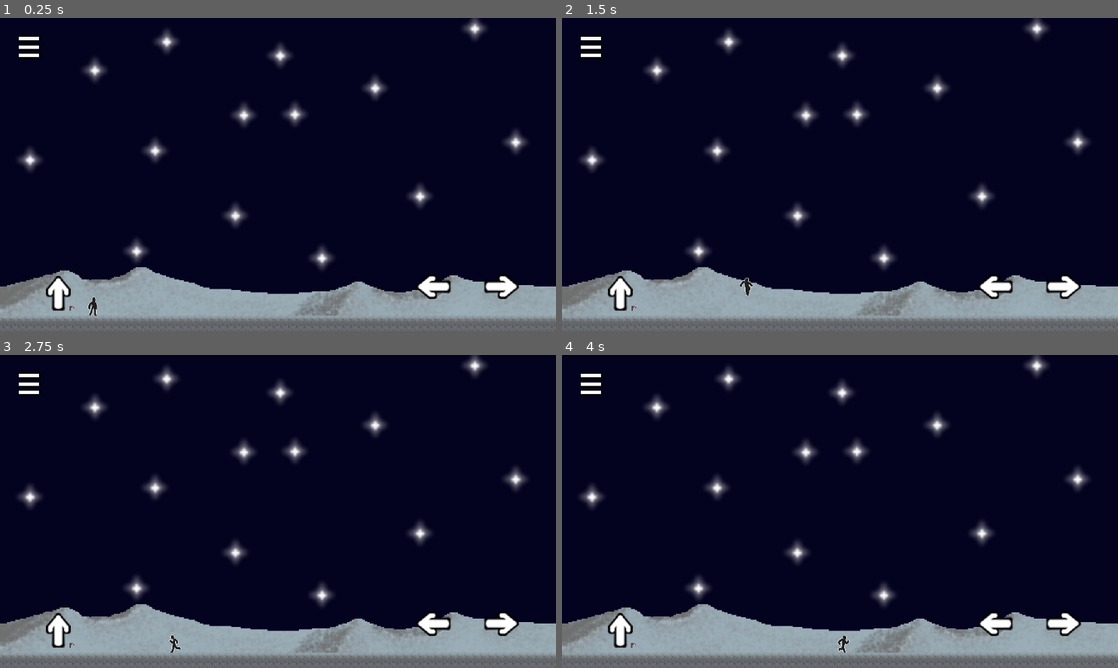
Above: before the commit, frames 1-4 (two rows, left to right).
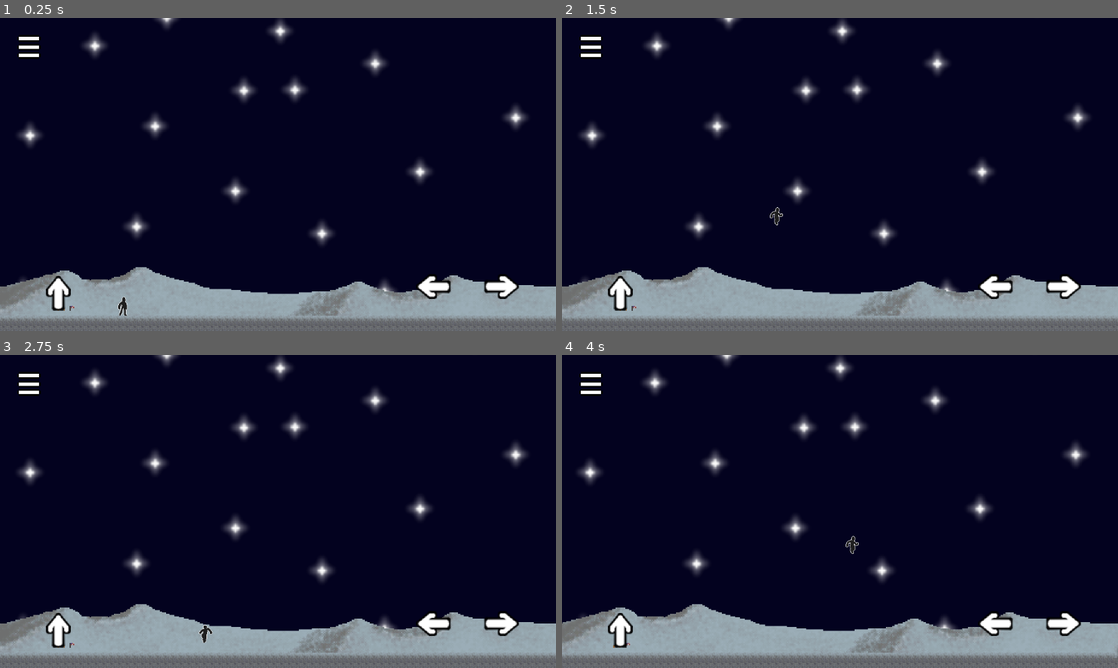
Above: after the commit, the same moments.

Repository: D3dde/Only-StickMan
Game: Godot game, scene res://scenes/lvl2.tscn
Two runs of this game, one before a commit and one after it. Both use one fixed random seed, a clock stepped at 60 frames per second and the inputs below. This scene is started directly instead of the project's main scene.
Inputs:
- Up to frame 1 (0.25 s): no input
- Up to frame 2 (1.5 s): hold D (destra) from 0.53 s (still down); tap Space (salto) at 0.77 s
- Up to frame 3 (2.75 s): tap Space (salto) at 1.52 s; release D (destra) at 2.03 s; hold A (sinistra) from 2.03 s (still down)
- Up to frame 4 (4 s): release A (sinistra) at 2.78 s; hold D (destra) from 2.78 s (still down); tap Space (salto) at 3.02, 3.77 s

The runs differ from the first frame. In frame 1, 5.0% of the frame differs, in the area x 3-95%, y 0-96%; in frame 2, 4.9%; in frame 3, 4.9%; in frame 4, 6.0%, in the area x 0-100%, y 0-99%.

Commit message:
1.4.4
fixes, added low gravity moon

Diff:
--- a/scenes/CharacterBody2D.gd
+++ b/scenes/CharacterBody2D.gd
@@ -6,6 +6,8 @@
 
 var gravity = ProjectSettings.get_setting("physics/2d/default_gravity")
 
+func _ready():
+	pass
 
 func _physics_process(delta):
 
@@ -36,5 +38,7 @@
 		else:
 			an.play("idle")
 	move_and_slide()
-	if Input.is_action_just_pressed("menu"):
-		$"../pause".show()
+	if Input.is_action_just_pressed("menu") and $"pause".visible==false:
+		$"pause".show()
+	elif Input.is_action_just_pressed("menu") and $"pause".visible==true:
+		$"pause".hide()
--- a/scenes/character.tscn
+++ b/scenes/character.tscn
@@ -233,26 +233,25 @@
 "speed": 15.0
 }]
 
-[node name="Node2D" type="Node2D"]
-
-[node name="CharacterBody2D" type="CharacterBody2D" parent="."]
+[node name="CharacterBody2D" type="CharacterBody2D"]
 position = Vector2(0, -1)
 collision_layer = 2
 floor_max_angle = 1.05592
 script = ExtResource("1_4n1g2")
 
-[node name="CollisionShape2D" type="CollisionShape2D" parent="CharacterBody2D"]
-position = Vector2(0, 2)
+[node name="CollisionShape2D" type="CollisionShape2D" parent="."]
+position = Vector2(0, 1)
 shape = SubResource("CapsuleShape2D_v4rjh")
 
-[node name="AnimatedSprite2D" type="AnimatedSprite2D" parent="CharacterBody2D"]
-position = Vector2(0, -19)
+[node name="AnimatedSprite2D" type="AnimatedSprite2D" parent="."]
+position = Vector2(0, -20)
 sprite_frames = SubResource("SpriteFrames_08m5i")
 animation = &"camminata"
 frame_progress = 0.310503
 
-[node name="Camera2D" type="Camera2D" parent="CharacterBody2D"]
+[node name="Camera2D" type="Camera2D" parent="."]
 texture_filter = 1
+position = Vector2(0, -1)
 limit_left = -260
 limit_top = -1630
 limit_right = 5170
--- a/scenes/game.tscn
+++ b/scenes/game.tscn
@@ -99,7 +99,7 @@
 position = Vector2(-18, -82)
 
 [node name="character" parent="." instance=ExtResource("1_etlkc")]
-position = Vector2(-74, -62)
+position = Vector2(0, -62)
 
 [node name="ostacoli" type="Node" parent="."]
 
--- a/scenes/lvl2.gd
+++ b/scenes/lvl2.gd
@@ -1,6 +1,8 @@
 extends Node2D
 
 
+func _ready():
+	$charachter.gravity=400
 
 func _on_area_2d_body_entered(body):
-	body.velocity.y=-850
+	body.velocity.y=-600
--- a/scenes/lvl2.tscn
+++ b/scenes/lvl2.tscn
@@ -6,6 +6,7 @@
 [ext_resource type="PackedScene" uid="uid://c6hc0i23ipqhw" path="res://scenes/maplvl_2.tscn" id="2_wtw1u"]
 [ext_resource type="Texture2D" uid="uid://bncyk6hwqdjgs" path="res://asset/items/horse.png" id="4_c3vqs"]
 [ext_resource type="Texture2D" uid="uid://bpuwditn503ai" path="res://asset/items/gayser.png" id="6_man5u"]
+[ext_resource type="Texture2D" uid="uid://c7xwpn3w56e3d" path="res://asset/items/mario.png" id="7_i00xq"]
 
 [sub_resource type="TileSetAtlasSource" id="TileSetAtlasSource_lqmif"]
 texture = ExtResource("2_p1tj3")
@@ -78,16 +79,16 @@
 script = ExtResource("1_12hxp")
 
 [node name="charachter" parent="." instance=ExtResource("1_5pn2v")]
-position = Vector2(-62, -52)
+position = Vector2(0, -52)
 
 [node name="TileMap" type="TileMap" parent="."]
 scale = Vector2(2, 2)
 tile_set = SubResource("TileSet_2lsux")
 format = 2
-layer_0/tile_data = PackedInt32Array(-1, 65536, 2, -65536, 6 …(38640 unchanged characters)… , 1, -196296, 0, 0, -196295, 65536, 2, -720714, 0, 1, -655178, 0, 3, -720713, 65536, 1, -655177, 65536, 3, -720712, 65536, 1, -655176, 65536, 3, -720711, 131072, 1, -655175, 131072, 3, -1048400, 65536, 1, -982864, 65536, 2, -917328, 65536, 3, -1048399, 131072, 1, -982863, 131072, 2, -917327, 131072, 3, -1048401, 0, 1, -982865, 0, 2, -917329, 0, 3, -1113947, 65536, 1, -1048411, 65536, 3, -1113946, 131072, 1, -1048410, 131072, 3, -1113948, 0, 1, -1048412, 0, 3)
+layer_0/tile_data = PackedInt32Array(-1, 65536, 2, -65536, 6 …(38640 unchanged characters)… , 1, -196296, 0, 0, -196295, 65536, 2, -851854, 0, 1, -786318, 0, 3, -851853, 65536, 1, -786317, 65536, 3, -851852, 65536, 1, -786316, 65536, 3, -851851, 131072, 1, -786315, 131072, 3, -1376121, 0, 1, -1310585, 0, 3, -1376120, 65536, 1, -1310584, 65536, 3, -1376119, 131072, 1, -1310583, 131072, 3, -1572706, 0, 2, -1507170, 0, 3, -1572705, 65536, 2, -1507169, 65536, 3, -1572704, 131072, 2, -1507168, 131072, 3, -1638242, 0, 1, -1638241, 65536, 1, -1638240, 131072, 1)
 
 [node name="maplvl2" parent="." instance=ExtResource("2_wtw1u")]
-position = Vector2(-404, 14)
+position = Vector2(-265, 10)
 
 [node name="items" type="Node" parent="."]
 
@@ -104,18 +105,18 @@
 shape = SubResource("SegmentShape2D_4ycde")
 
 [node name="StaticBody2D2" type="StaticBody2D" parent="items"]
+position = Vector2(-536, -623)
 
 [node name="Sprite2D" type="Sprite2D" parent="items/StaticBody2D2"]
 position = Vector2(2407, -327)
 scale = Vector2(3, 3)
 texture = ExtResource("4_c3vqs")
-flip_h = true
 
 [node name="CollisionPolygon2D" type="CollisionPolygon2D" parent="items/StaticBody2D2"]
-polygon = PackedVector2Array(2350, -336, 2348, -349, 2361, -353, 2368, -368, 2380, -368, 2406, -332, 2467, -328, 2480, -318, 2488, -297, 2490, -258, 2467, -252, 2390, -252, 2371, -339)
+polygon = PackedVector2Array(2325, -258, 2330, -316, 2349, -329, 2408, -331, 2433, -366, 2447, -366, 2455, -352, 2465, -352, 2465, -338, 2442, -340, 2423, -251, 2413, -265, 2390, -269, 2388, -295, 2379, -295, 2370, -251, 2344, -253, 2341, -304)
 
 [node name="StaticBody2D3" type="StaticBody2D" parent="items"]
-position = Vector2(-113, -62)
+position = Vector2(19, -324)
 
 [node name="CollisionShape2D" type="CollisionShape2D" parent="items/StaticBody2D3"]
 position = Vector2(2230, -254)
@@ -134,4 +135,15 @@
 position = Vector2(2213, -262)
 shape = SubResource("SegmentShape2D_762vg")
 
+[node name="StaticBody2D4" type="StaticBody2D" parent="items"]
+position = Vector2(107, 25)
+
+[node name="Sprite2D" type="Sprite2D" parent="items/StaticBody2D4"]
+position = Vector2(1285, -831)
+scale = Vector2(3, 3)
+texture = ExtResource("7_i00xq")
+
+[node name="CollisionPolygon2D" type="CollisionPolygon2D" parent="items/StaticBody2D4"]
+polygon = PackedVector2Array(1252, -909, 1264, -921, 1288, -921, 1306, -903, 1306, -885, 1276, -858, 1267, -858, 1252, -873)
+
 [connection signal="body_entered" from="items/StaticBody2D3/Area2D" to="." method="_on_area_2d_body_entered"]
--- a/scenes/maplvl_2.tscn
+++ b/scenes/maplvl_2.tscn
@@ -12,7 +12,7 @@
 motion_scale = Vector2(0.1, 1)
 
 [node name="Sprite2D" type="Sprite2D" parent="ParallaxBackground/ParallaxLayer"]
-position = Vector2(738, -771)
+position = Vector2(738, -822)
 scale = Vector2(1.6, 1.6)
 texture = ExtResource("1_uu6ny")
 
@@ -20,7 +20,7 @@
 motion_scale = Vector2(0.2, 1)
 
 [node name="Sprite2D" type="Sprite2D" parent="ParallaxBackground/ParallaxLayer2"]
-position = Vector2(1000, -1079)
+position = Vector2(702, -778)
 scale = Vector2(2, 2)
 texture = ExtResource("2_4g5fj")
 
--- a/scenes/pause.gd
+++ b/scenes/pause.gd
@@ -9,5 +9,5 @@
 
 
 func _on_restart_pressed():
-	$"../CharacterBody2D".position = Vector2(0,-62)
+	$"..".position = Vector2(0,-70)
 	$".".hide()
Binary file added: asset/items/mario.png
Not shown, added: asset/items/mario.png.import
Not shown: 1 places in scenes/lvl2.tscn that only renumber resources
